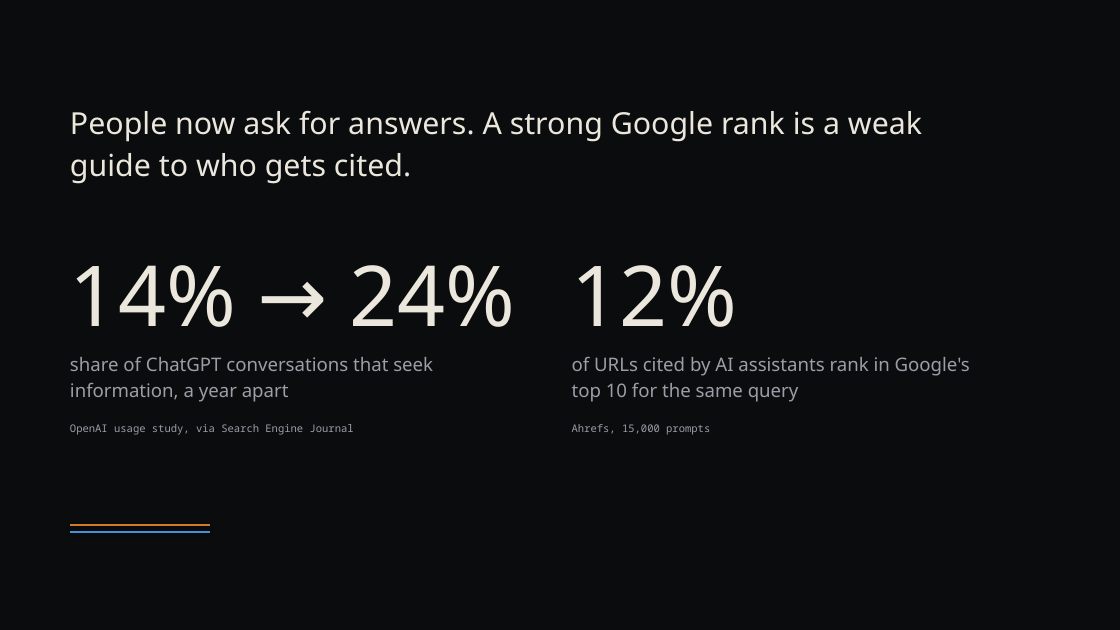
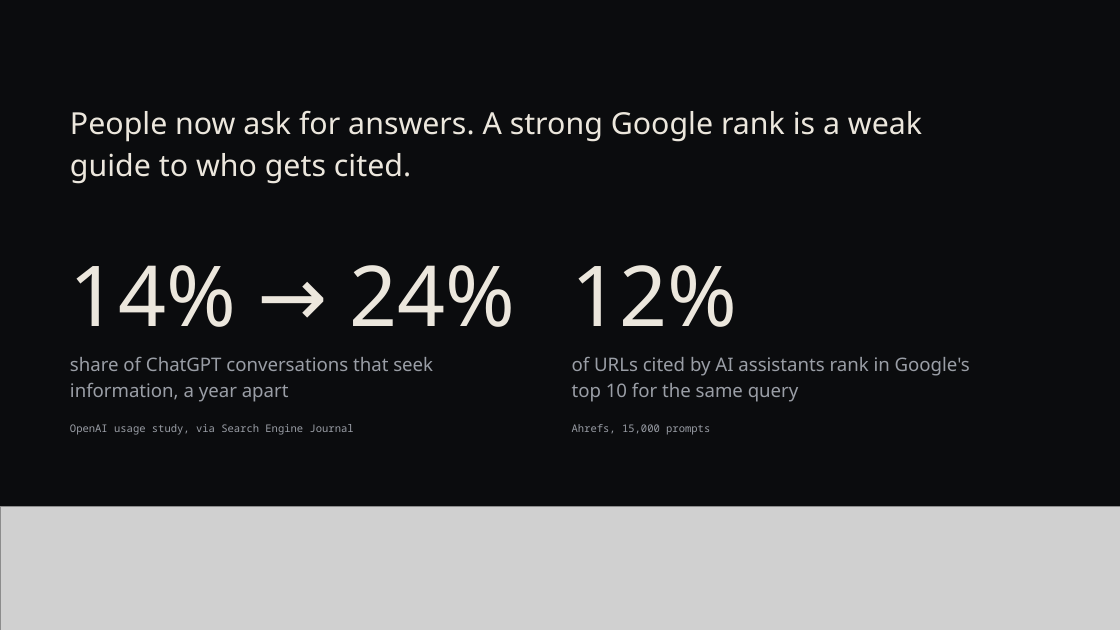
Before and after one commit to rgmwnn/geo-bank-visibility, a slide deck: slide 3 of deck/out/favoured-banks.pptx. Drawn at 1120x630 pixels with LibreOffice and Linux fonts; fonts in the diff are those of the drawing; grey boxes stand for pictures. Boxes give left, top, right and bottom in pixels: in the first picture for what was removed or moved away, otherwise in the second. Text is boxed around its words. In the diff, an @@ line names an element or a change of style, - is before the commit and + after.

```diff
--- a/deck/out/favoured-banks.pptx
+++ b/deck/out/favoured-banks.pptx
@@ picture added at (0,507,1120,630) @@
@@ line removed from (70, 525) to (210, 525) @@
@@ line removed from (70, 532) to (210, 532) @@
```
Also in this commit, not shown: 31 other slides changed, 7 other files.
